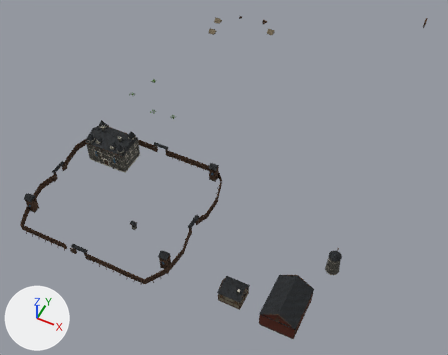
Renders of the glTF model web/public/authored/greyhaven-fort/settlement.gltf from each side of a commit.
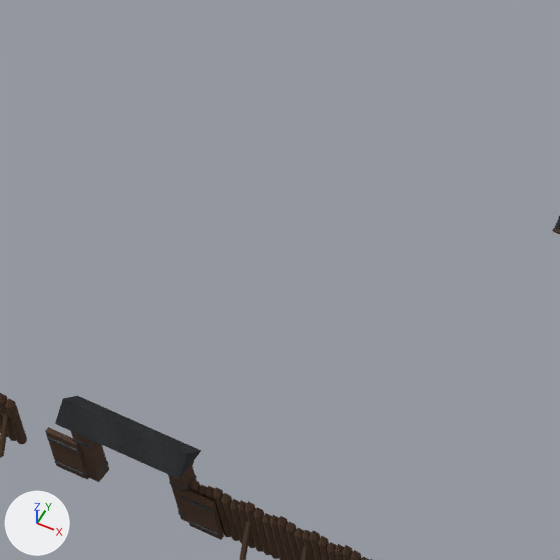
Old and new are each drawn whole from a 50 mm camera at (108.4, -146.3, 194.6) aimed at (26.6, 17.2, -9.8) and again close up on the part from 14% to 29% of the width and 55% to 74% of the height. Lighting does not change. The marker at lower left points along +X, +Y and +Z. The last two pictures show the newer version. Vertices at exactly the same position are counted once.

The first close-up shows 'Greyhaven keep and timber defences'.
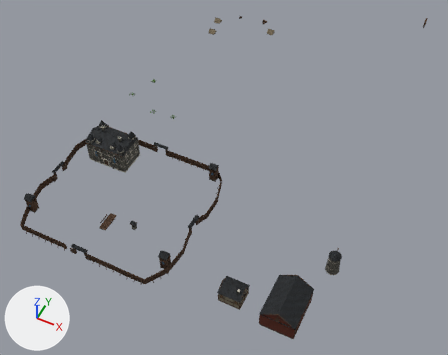
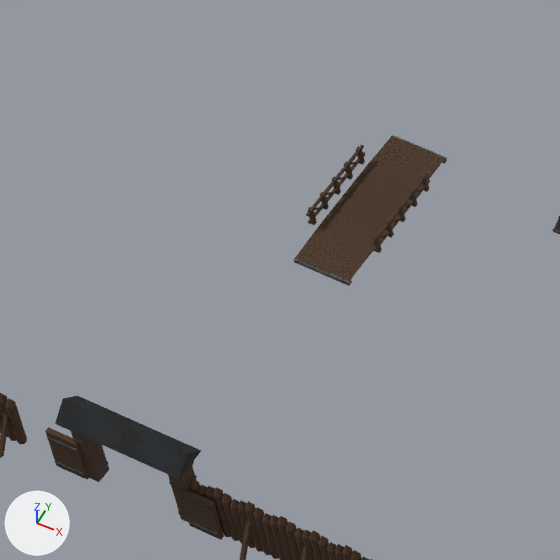
What differs and where, as boxes (x1, y1, x2, y2) in the close-ups (560 x 560 px):
'Greyhaven keep and timber defences', reshaped: before (0, 216, 560, 560); after (0, 135, 560, 560)
part 1 of me_keep_ashlar_hall_021, added: after (391, 135, 447, 164)
part 2 of me_keep_ashlar_hall_021, added: after (294, 258, 352, 286)
part 3 of me_keep_ashlar_hall_021, added (brown): after (295, 137, 444, 281)

The edits, one by one:
me_keep_ashlar_hall_021 is used by ob_greyhaven_keep_and_timber_defences; location (0.0, 0.0, 0.0).
me_keep_ashlar_hall_021 had 44157 vertices, 70527 faces and spanned x -35.0..90.0, y -52.0..140.0, z 0.0..22.0.
me_keep_ashlar_hall_021 now has 48985 vertices, 79267 faces and spans x -35.0..90.0, y -52.0..140.0, z 0.0..22.0.
me_keep_ashlar_hall_021 part 1: the loose piece of 56 vertices spanning x -4.0..-3.0, y -51.0..-50.0, z 0.0 is copied, and the copy is moved by (4.0, 23.0, -1.0), in mat_greyhaven_weathered_masonry_021; it spans x -2.0..2.0, y -28.0, z 0.0.
me_keep_ashlar_hall_021 part 2: the loose piece of 56 vertices spanning x -4.0..-3.0, y -51.0..-50.0, z 0.0 is copied, and the copy is moved by (4.0, 15.0, -1.0), in mat_greyhaven_weathered_masonry_021; it spans x -2.0..2.0, y -36.0, z 0.0.
me_keep_ashlar_hall_021 part 3: 4716 vertices added at x -2.0..2.0, y -36.0..-28.0, z 0.0..1.0.
